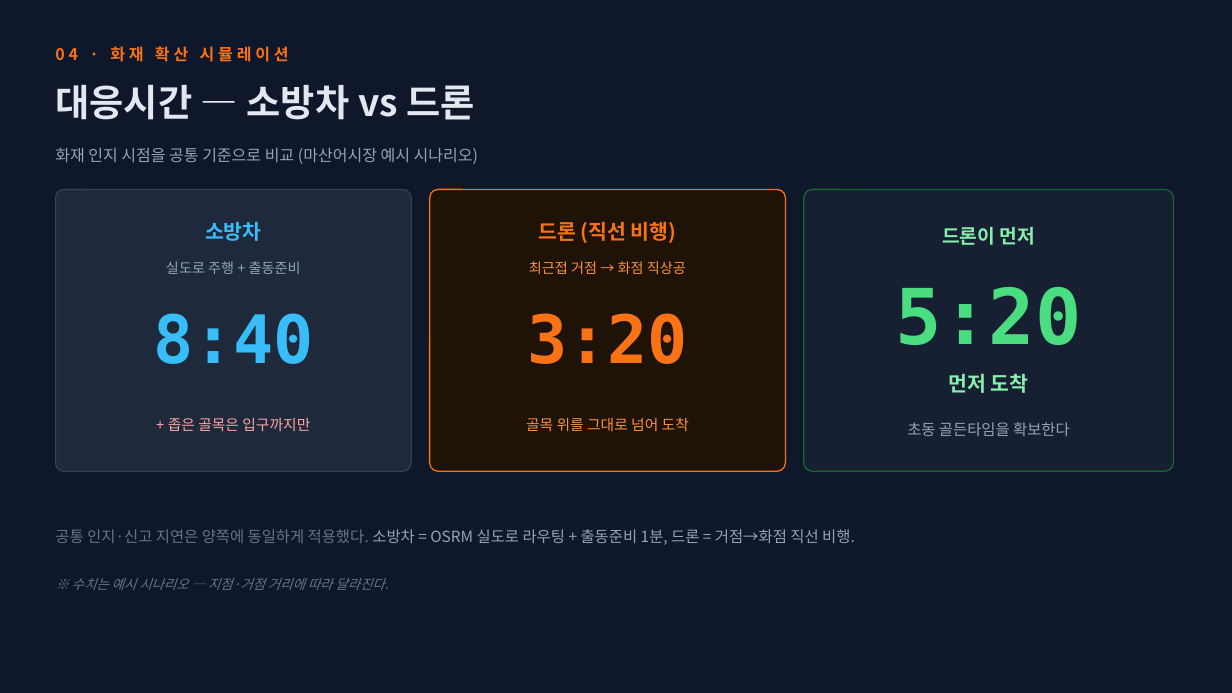
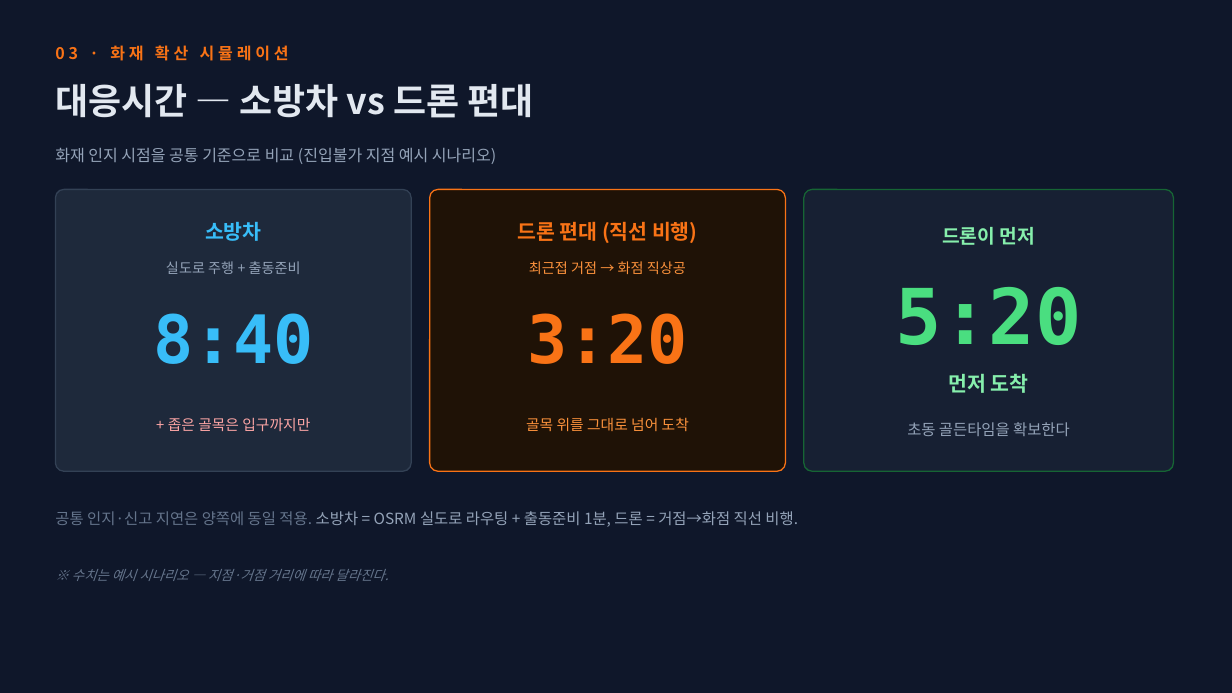
Before and after one commit to bdsm135790-png/noh, a slide deck: slide 10 of presentation/창원_군집소방드론_발표.pptx. Drawn at 1232x693 pixels with LibreOffice and Linux fonts; fonts in the diff are those of the drawing. Boxes give left, top, right and bottom in pixels: in the first picture for what was removed or moved away, otherwise in the second. Text is boxed around its words. In the diff, an @@ line names an element or a change of style, - is before the commit and + after.

```diff
--- a/presentation/창원_군집소방드론_발표.pptx
+++ b/presentation/창원_군집소방드론_발표.pptx
@@ text at box(55, 45, 289, 61): text changed @@
-04 · 화재 확산 시뮬레이션
+03 · 화재 확산 시뮬레이션
@@ text at box(55, 84, 533, 118): text changed; size 29 to 28 pt @@
-대응시간 — 소방차 vs 드론
+대응시간 — 소방차 vs 드론 편대
@@ text at box(55, 148, 496, 164): text changed @@
-화재 인지 시점을 공통 기준으로 비교 (마산어시장 예시 시나리오)
+화재 인지 시점을 공통 기준으로 비교 (진입불가 지점 예시 시나리오)
@@ text at box(517, 221, 698, 243): text changed @@
-드론 (직선 비행)
+드론 편대 (직선 비행)
@@ text at box(55, 511, 798, 527): text changed @@
-공통 인지·신고 지연은 양쪽에 동일하게 적용했다. 소방차 = OSRM 실도로 라우팅 + 출동준비 1분, 드론 = 거점→화점 직선 비행.
+공통 인지·신고 지연은 양쪽에 동일 적용. 소방차 = OSRM 실도로 라우팅 + 출동준비 1분, 드론 = 거점→화점 직선 비행.
@@ text "※ 수치는 예시 시나리오 — ...": place and size @@
-text "※ 수치는 예시 시나리오 — ..." at box(72, 578, 388, 590)
+text "※ 수치는 예시 시나리오 — ..." at box(72, 569, 388, 581)
```
Also in this commit, not shown: 7 other slides changed, 9 slides added, 8 slides removed, 2 other files.
